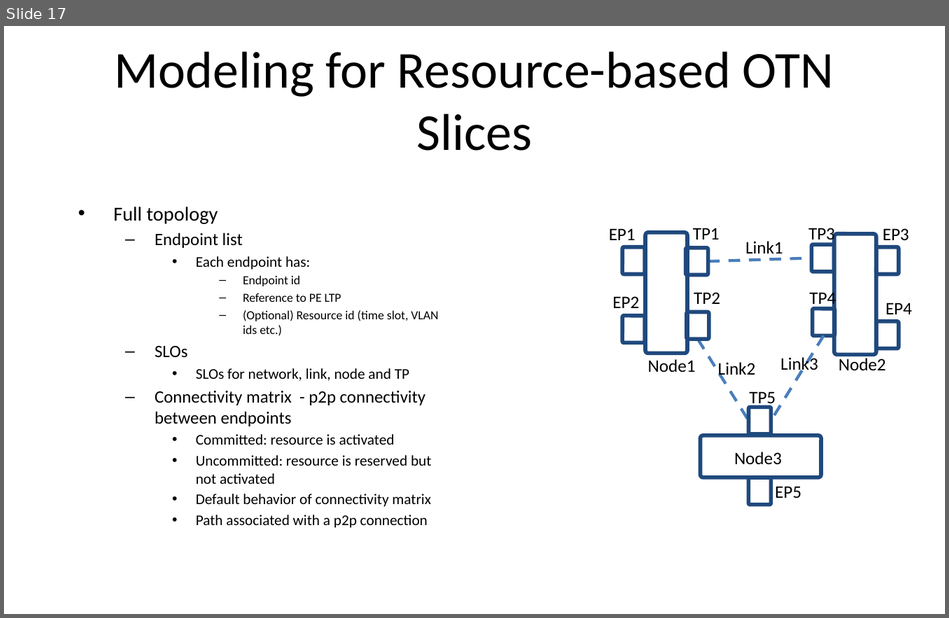
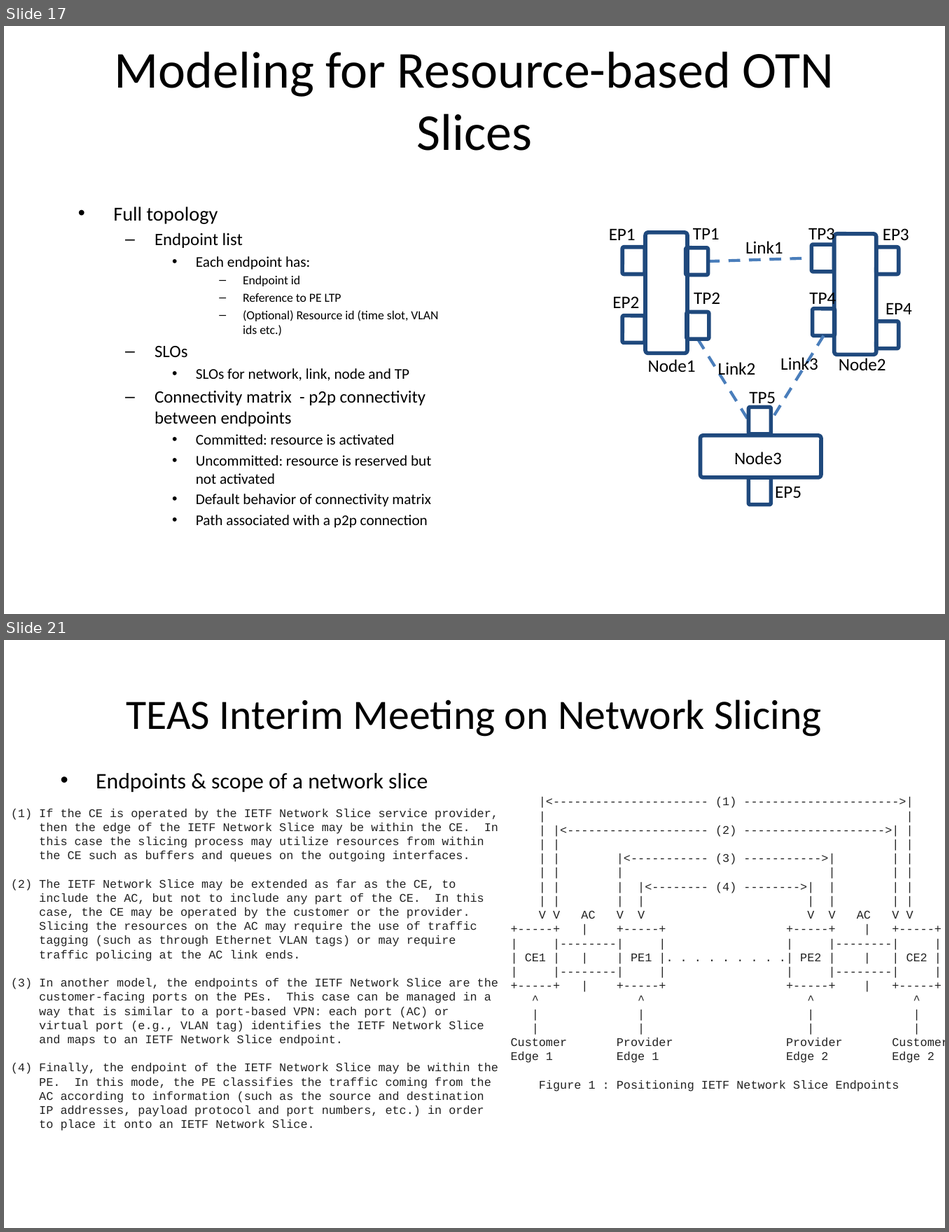
Before and after one commit to aguoietf/ietf-ccamp-yang-otn-slicing, a slide deck: Meeting Materials/otn slicing discussion slides.pptx. Shown one above the other, each under a label of ours: slide 17 before the commit, slides 17 and 21 after it; the slides between them are not shown. The pictures are 949x618 and 949x1232 pixels, drawn with LibreOffice and Linux fonts; fonts in the diff are those of the drawing. Boxes give left, top, right and bottom in pixels: in the first picture for what was removed or moved away, otherwise in the second. Text is boxed around its words. In the diff, an @@ line names an element or a change of style, - is before the commit and + after.

```diff
--- a/Meeting Materials/otn slicing discussion slides.pptx
+++ b/Meeting Materials/otn slicing discussion slides.pptx
@@ slide 21 added at box(4, 640, 945, 1228), background #FFFFFF @@
@@ title added at box(126, 699, 821, 737), 32 pt, text #000000 @@
+TEAS Interim Meeting on Network Slicing
@@ text added at box(96, 773, 428, 792), 17 pt, text #000000 @@
+• Endpoints & scope of a network slice
@@ text added at box(511, 797, 945, 1091), 9 pt, text #222222 @@
+|<---------------------- (1) ---------------------->|
+| |
+| |<-------------------- (2) -------------------->| |
+| | | |
+| | |<----------- (3) ----------->| | |
+| | | | | |
+| | | |<-------- (4) -------->| | | |
+| | | | | | | |
+V V AC V V V V AC V V
++-----+ | +-----+ +-----+ | +-----+
+| |--------| | | |--------| |
+| CE1 | | | PE1 |. . . . . . . . .| PE2 | | | CE2 |
+| |--------| | | |--------| |
++-----+ | +-----+ +-----+ | +-----+
+^ ^ ^ ^
+| | | |
+| | | |
+Customer Provider Provider Customer
+Edge 1 Edge 1 Edge 2 Edge 2
+Figure 1 : Positioning IETF Network Slice Endpoints
@@ text added at box(11, 808, 498, 1131), 9 pt, text #222222 @@
+(1) If the CE is operated by the IETF Network Slice service provider,
+then the edge of the IETF Network Slice may be within the CE. In
+this case the slicing process may utilize resources from within
+the CE such as buffers and queues on the outgoing interfaces.
+(2) The IETF Network Slice may be extended as far as the CE, to
+include the AC, but not to include any part of the CE. In this
+case, the CE may be operated by the customer or the provider.
+Slicing the resources on the AC may require the use of traffic
+tagging (such as through Ethernet VLAN tags) or may require
+traffic policing at the AC link ends.
+(3) In another model, the endpoints of the IETF Network Slice are the
+customer-facing ports on the PEs. This case can be managed in a
+way that is similar to a port-based VPN: each port (AC) or
+virtual port (e.g., VLAN tag) identifies the IETF Network Slice
+and maps to an IETF Network Slice endpoint.
+(4) Finally, the endpoint of the IETF Network Slice may be within the
+PE. In this mode, the PE classifies the traffic coming from the
+AC according to information (such as the source and destination
+IP addresses, payload protocol and port numbers, etc.) in order
+to place it onto an IETF Network Slice.
```
Also in this commit, not shown: 5 other slides added.
